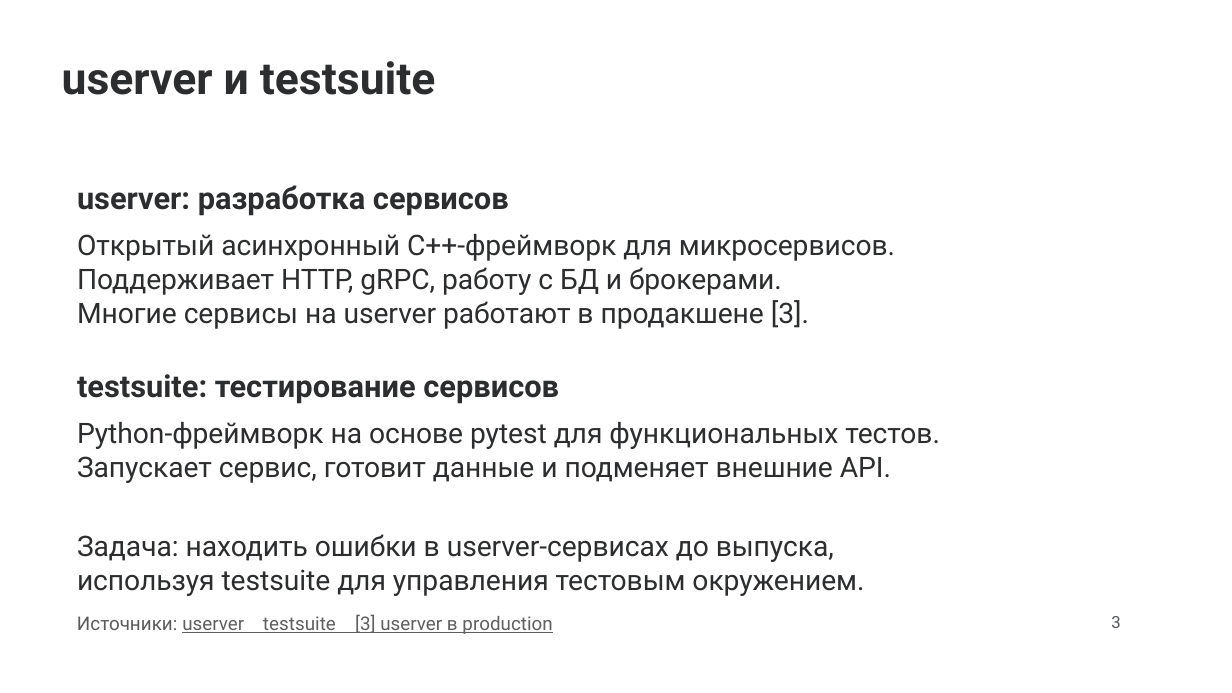
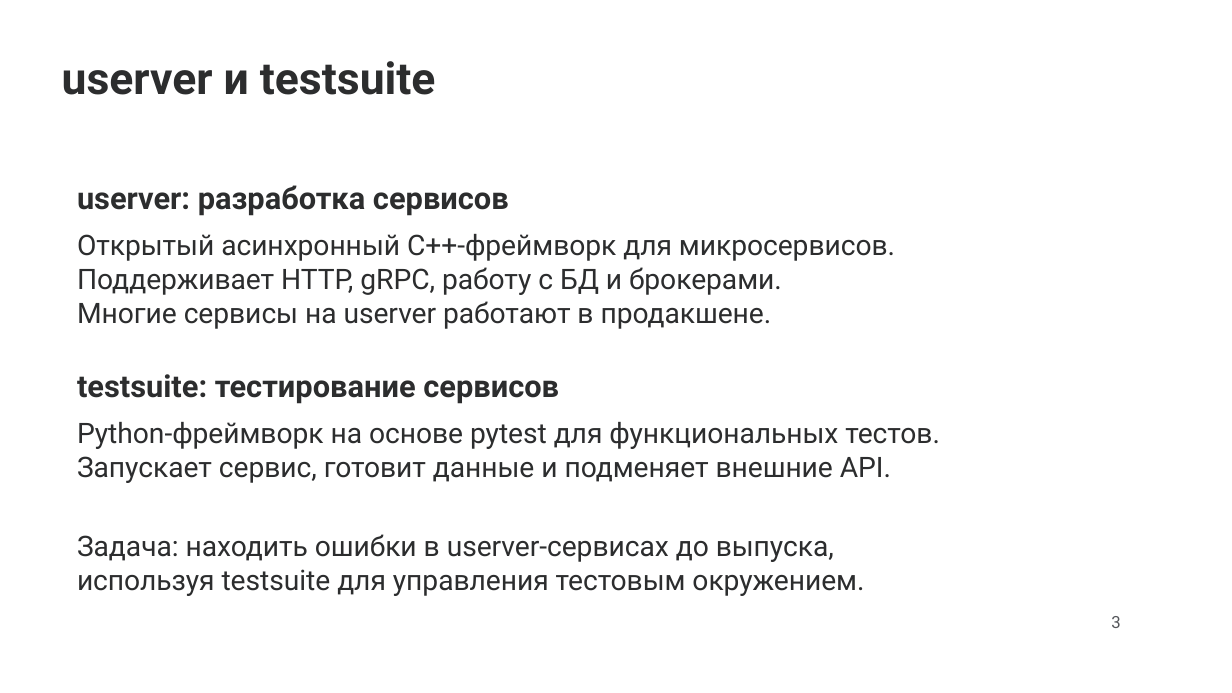
Before and after one commit to Malevrovich/userver-fuzzing, a slide deck: slide 3 of docs/presentation/project.pptx. Drawn at 1232x693 pixels with LibreOffice and Linux fonts; fonts in the diff are those of the drawing; background and template pictures are left out. Boxes give left, top, right and bottom in pixels: in the first picture for what was removed or moved away, otherwise in the second. Text is boxed around its words. In the diff, an @@ line names an element or a change of style, - is before the commit and + after.

```diff
--- a/docs/presentation/project.pptx
+++ b/docs/presentation/project.pptx
@@ text at bbox=[77, 301, 772, 329]: text changed @@
-Многие сервисы на userver работают в продакшене [3].
+Многие сервисы на userver работают в продакшене.
@@ text removed at bbox=[77, 614, 552, 634] @@
-Источники: userver testsuite [3] userver в production
```
Also in this commit, not shown: 7 other slides changed, 1 other file.
